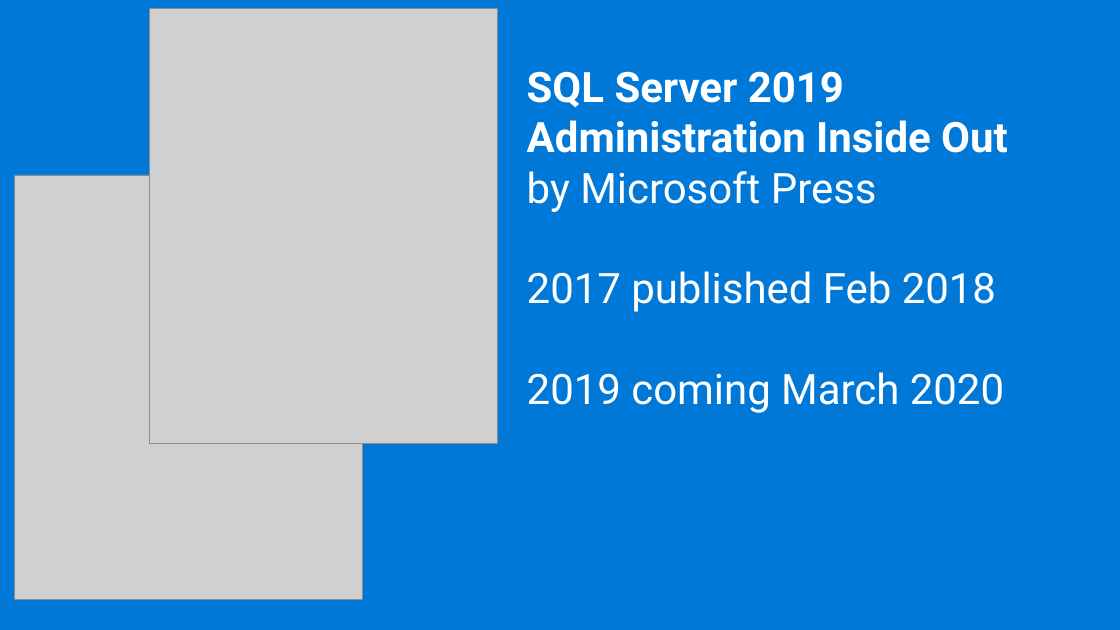
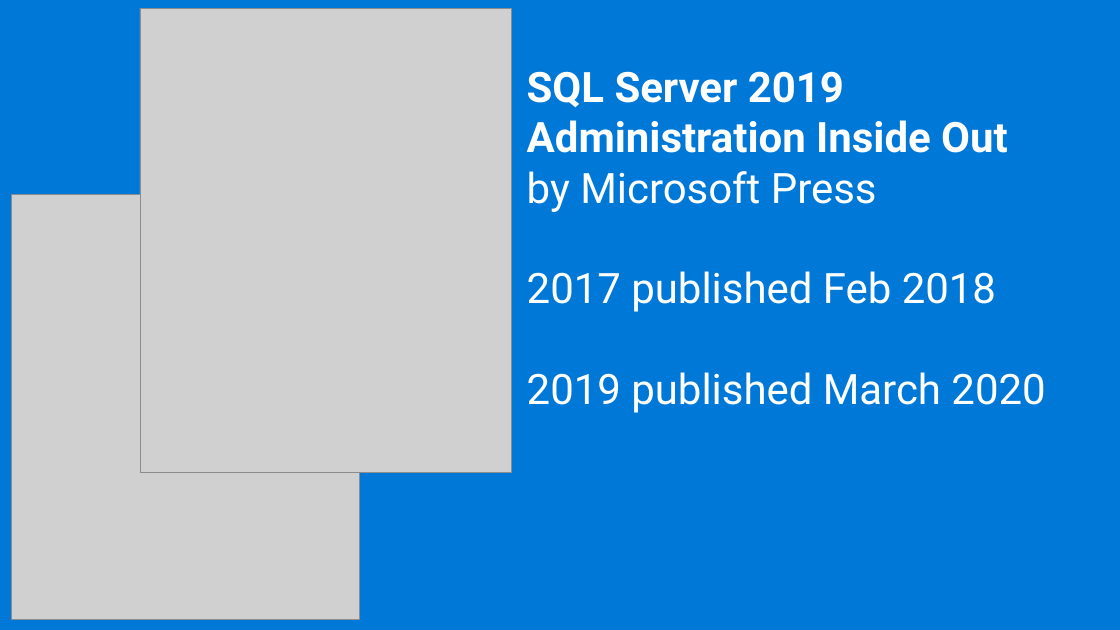
Before and after one commit to williamadba/Public-Presentations, a slide deck: slide 59 of SparkEd/The Business Case for SQL 2019.pptx (slide 60 before the commit). Drawn at 1120x630 pixels with LibreOffice and Linux fonts; fonts in the diff are those of the drawing; grey boxes stand for pictures. Boxes give left, top, right and bottom in pixels: in the first picture for what was removed or moved away, otherwise in the second. Text is boxed around its words. In the diff, an @@ line names an element or a change of style, - is before the commit and + after.

```diff
--- a/SparkEd/The Business Case for SQL 2019.pptx
+++ b/SparkEd/The Business Case for SQL 2019.pptx
@@ picture: place and size @@
-picture at [149,8,498,444]
+picture at [140,8,511,473]
@@ picture: place and size @@
-picture at [14,175,363,600]
+picture at [12,194,360,619]
@@ text at [527,372,1045,413]: text changed @@
-2019 coming March 2020
+2019 published March 2020
```
Also in this commit, not shown: 27 other slides changed, 1 slide removed.
